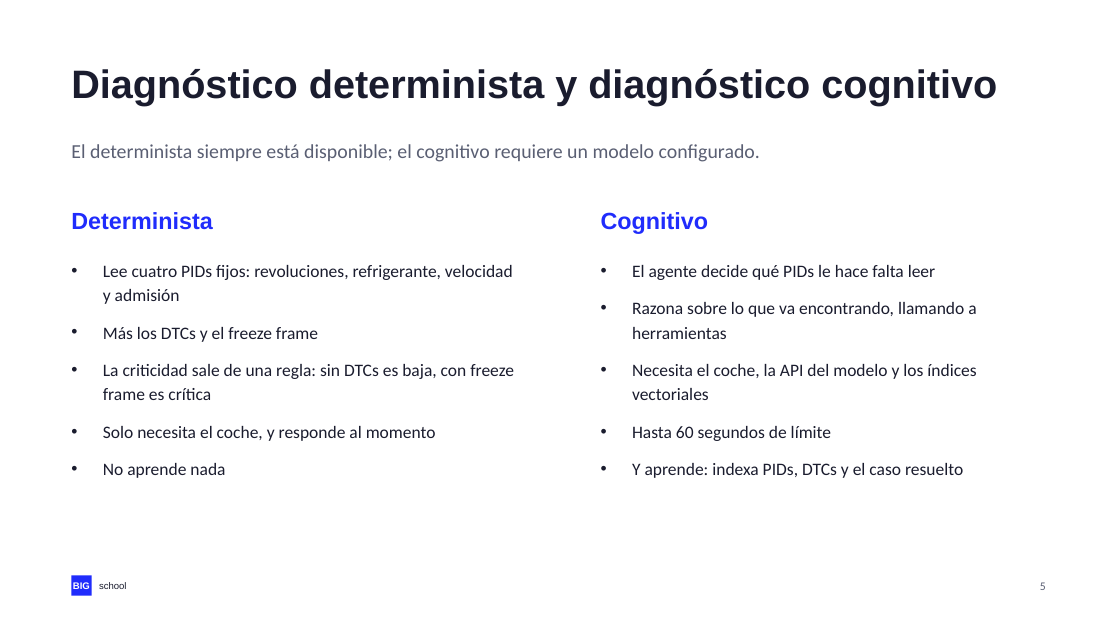
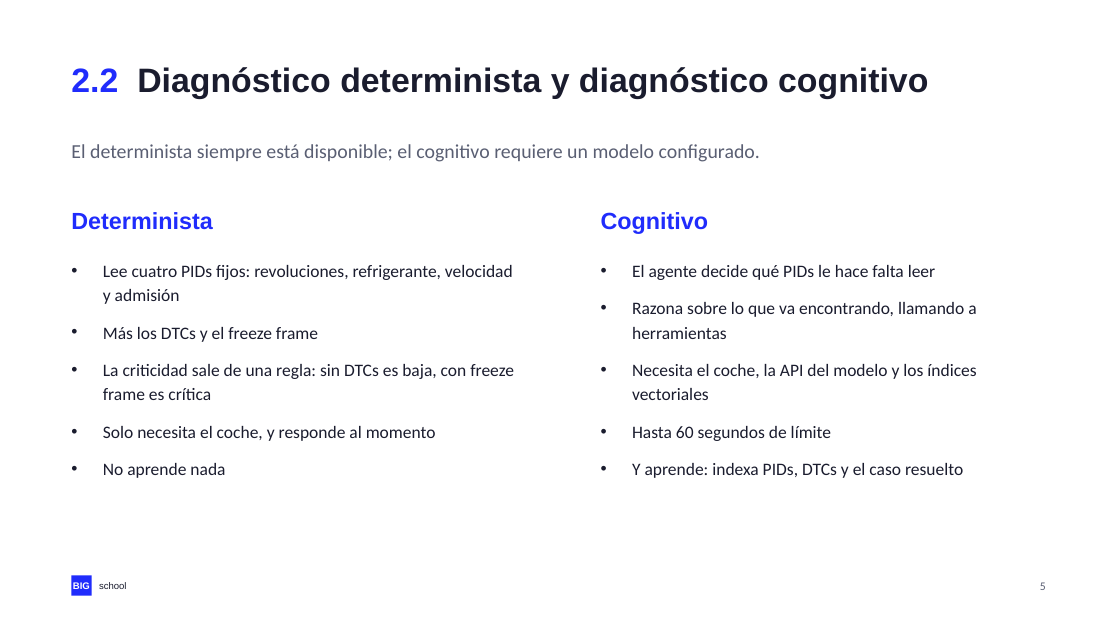
Before and after one commit to NovilloQuinta/intelligent-automotive-diagnostics, a slide deck: slide 5 of docs/presentacion/tfm-intelligent-automotive-diagnostics.pptx. Drawn at 1120x630 pixels with LibreOffice and Linux fonts; fonts in the diff are those of the drawing. Boxes give left, top, right and bottom in pixels: in the first picture for what was removed or moved away, otherwise in the second. Text is boxed around its words. In the diff, an @@ line names an element or a change of style, - is before the commit and + after.

```diff
--- a/docs/presentacion/tfm-intelligent-automotive-diagnostics.pptx
+++ b/docs/presentacion/tfm-intelligent-automotive-diagnostics.pptx
@@ text at box(71, 67, 928, 99): text changed; size 34 to 29 pt @@
-Diagnóstico determinista y diagnóstico cognitivo
+2.2 Diagnóstico determinista y diagnóstico cognitivo
```
Also in this commit, not shown: 17 other slides changed, 3 other files.
